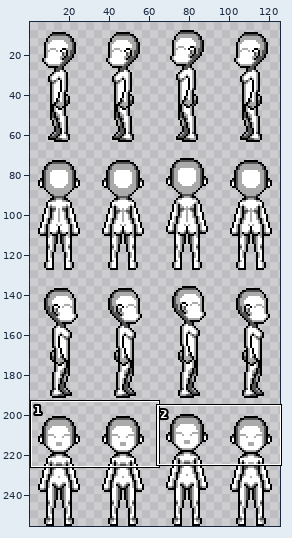
Sprite sheet -- Assets/Character/Female/AvThn/Body/Female_AvThn_Body_Idle.png. Above, an overview of the earlier version with the close-up marked.
Close-up. Old version:
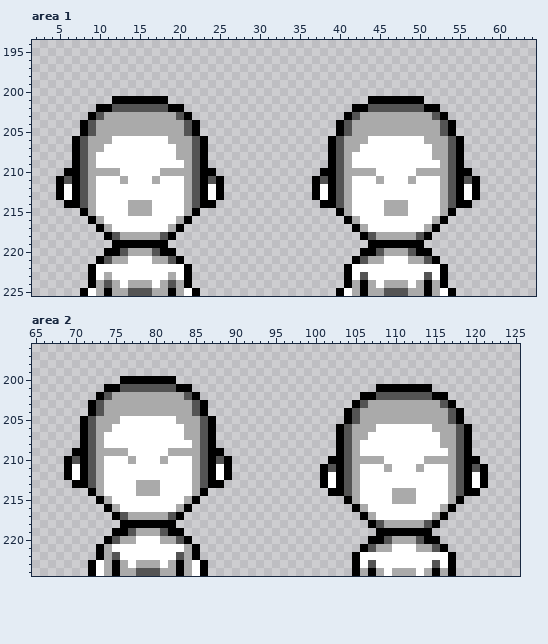
The file is 128x256 pixels. Shown: area 1: x 2..64, y 194..225; area 2: x 65..125, y 196..224. The wide view leaves out empty margins. The commit also changed other parts of the picture, which this record leaves out.
New version:
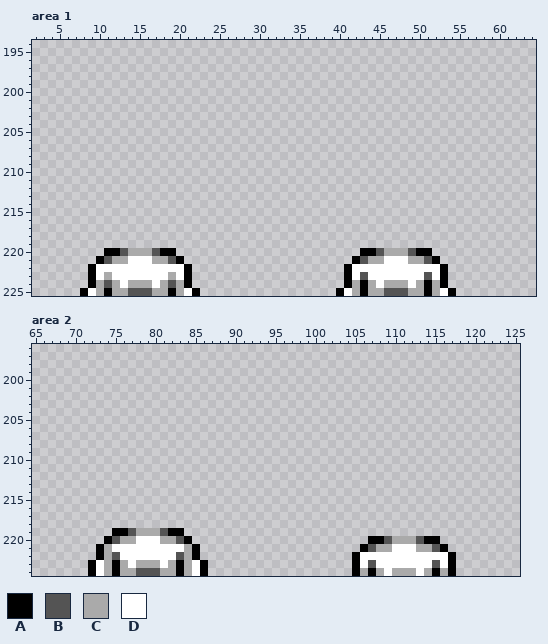
Palette (. is transparent): A #000000  B #545454  C #aaaaaa  D #ffffff
What changed:
Changed rows in their new state; - is an unchanged pixel.
Area 1:
first column x 5:
201 -------.......-------------------------.......-------
202 -----...........---------------------...........-----
203 ----.............-------------------.............----
204 ---...............-----------------...............---
205 ---...............-----------------...............---
206 --.................---------------.................--
207 --.................---------------.................--
208 --.................---------------.................--
209 --.................---------------.................--
210 -...................-------------...................-
211 .....................-----------.....................
212 .....................-----------.....................
213 .....................-----------.....................
214 -...................-------------...................-
215 ---...............-----------------...............---
216 ----.............-------------------.............----
217 -----...........---------------------...........-----
218 ------.........-----------------------.........------
219 -------.......-------------------------.......-------
Area 2:
first column x 69:
200 -------.......---------------------------------------
201 -----...........-----------------------.......-------
202 ----.............--------------------...........-----
203 ---...............------------------.............----
204 ---...............-----------------...............---
205 --.................----------------...............---
206 --.................---------------.................--
207 --.................---------------.................--
208 --.................---------------.................--
209 -...................--------------.................--
210 .....................------------...................-
211 .....................-----------.....................
212 .....................-----------.....................
213 -...................------------.....................
214 ---...............---------------...................-
215 ----.............------------------...............---
216 -----...........--------------------.............----
217 ------.........----------------------...........-----
218 -------.......------------------------.........------
219 ---------------------------------------.......-------
Changed places in both close-ups, as pixel boxes (x1, y1, x2, y2):
erased: (56, 96, 224, 248)
erased: (312, 96, 480, 248)
erased: (64, 376, 232, 528)
erased: (320, 384, 488, 536)
